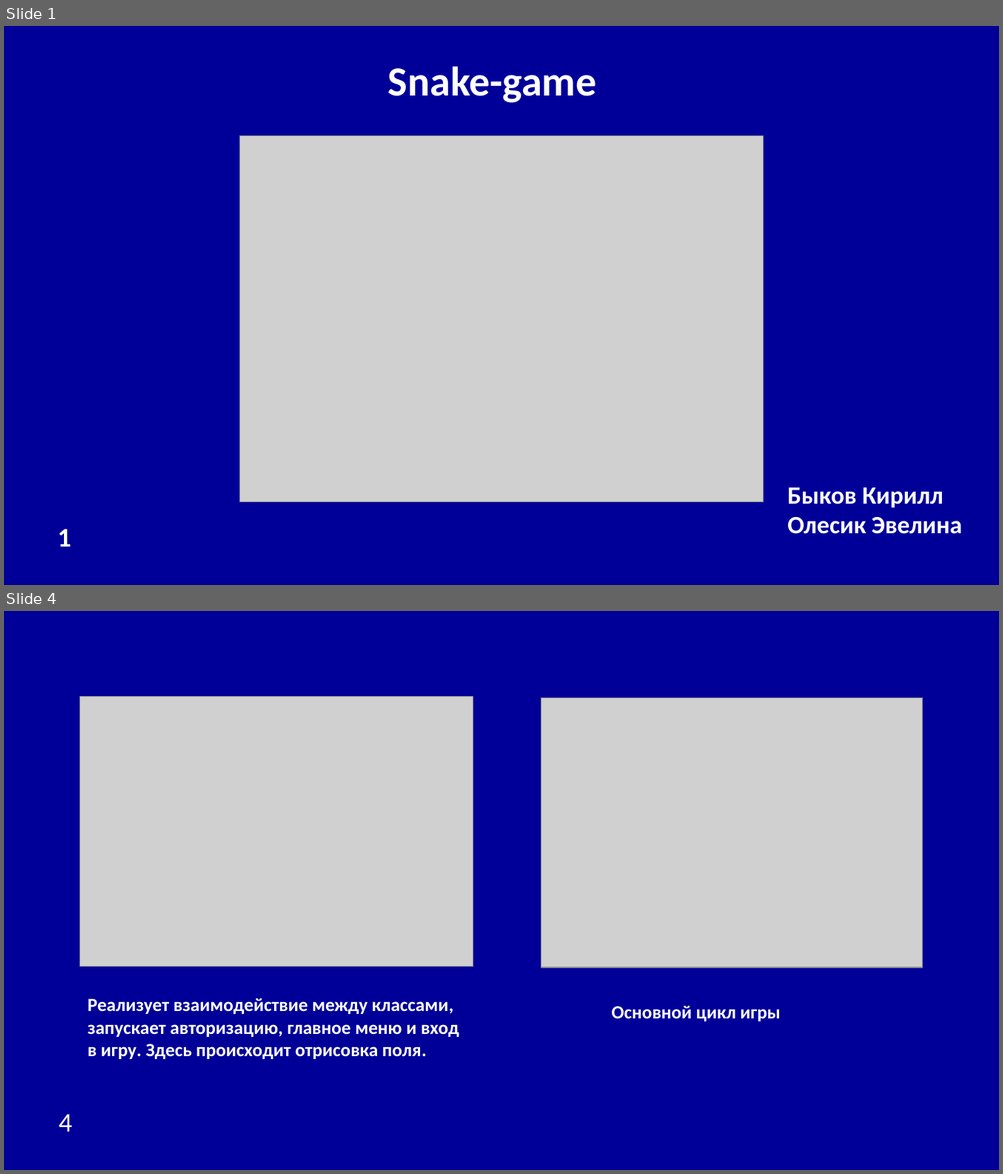
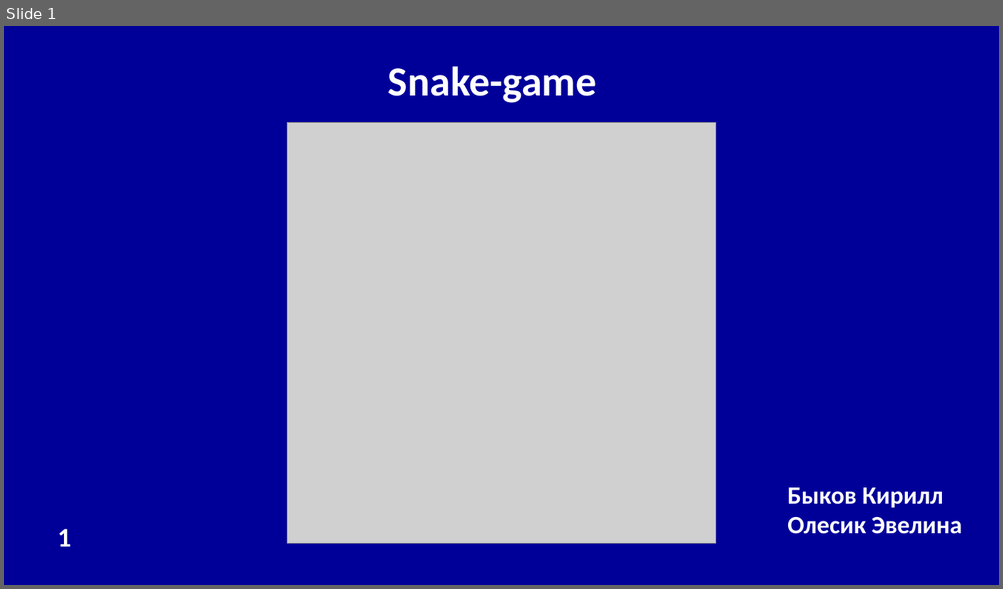
Before and after one commit to dotrey7/PyGame_Project_2024_yandex, a slide deck: snake.pptx. Shown one above the other, each under a label of ours: slides 1 and 4 before the commit, slide 1 after it; the slides between them are not shown. The pictures are 1003x1174 and 1003x589 pixels, drawn with LibreOffice and Linux fonts; fonts in the diff are those of the drawing; grey boxes stand for pictures. Boxes give left, top, right and bottom in pixels: in the first picture for what was removed or moved away, otherwise in the second. Text is boxed around its words. In the diff, an @@ line names an element or a change of style, - is before the commit and + after.

```diff
--- a/snake.pptx
+++ b/snake.pptx
@@ slide 4 removed at bbox=[4, 611, 999, 1170], background #000099 @@
@@ picture removed at bbox=[80, 697, 473, 967] @@
@@ picture removed at bbox=[541, 698, 922, 968] @@
@@ text removed at bbox=[88, 998, 459, 1059] @@
-Реализует взаимодействие между классами, запускает авторизацию, главное меню и вход в игру. Здесь происходит отрисовка поля.
@@ text removed at bbox=[612, 1005, 780, 1022] @@
-Основной цикл игры
@@ text removed at bbox=[59, 1114, 72, 1132] @@
-4
@@ slide 1 changed as well @@
@@ picture: place and size @@
-picture at bbox=[240, 136, 762, 503]
+picture at bbox=[287, 123, 716, 544]
```
Also in this commit, not shown: 1 other slide changed, 2 slides added, 1 other slide removed.
